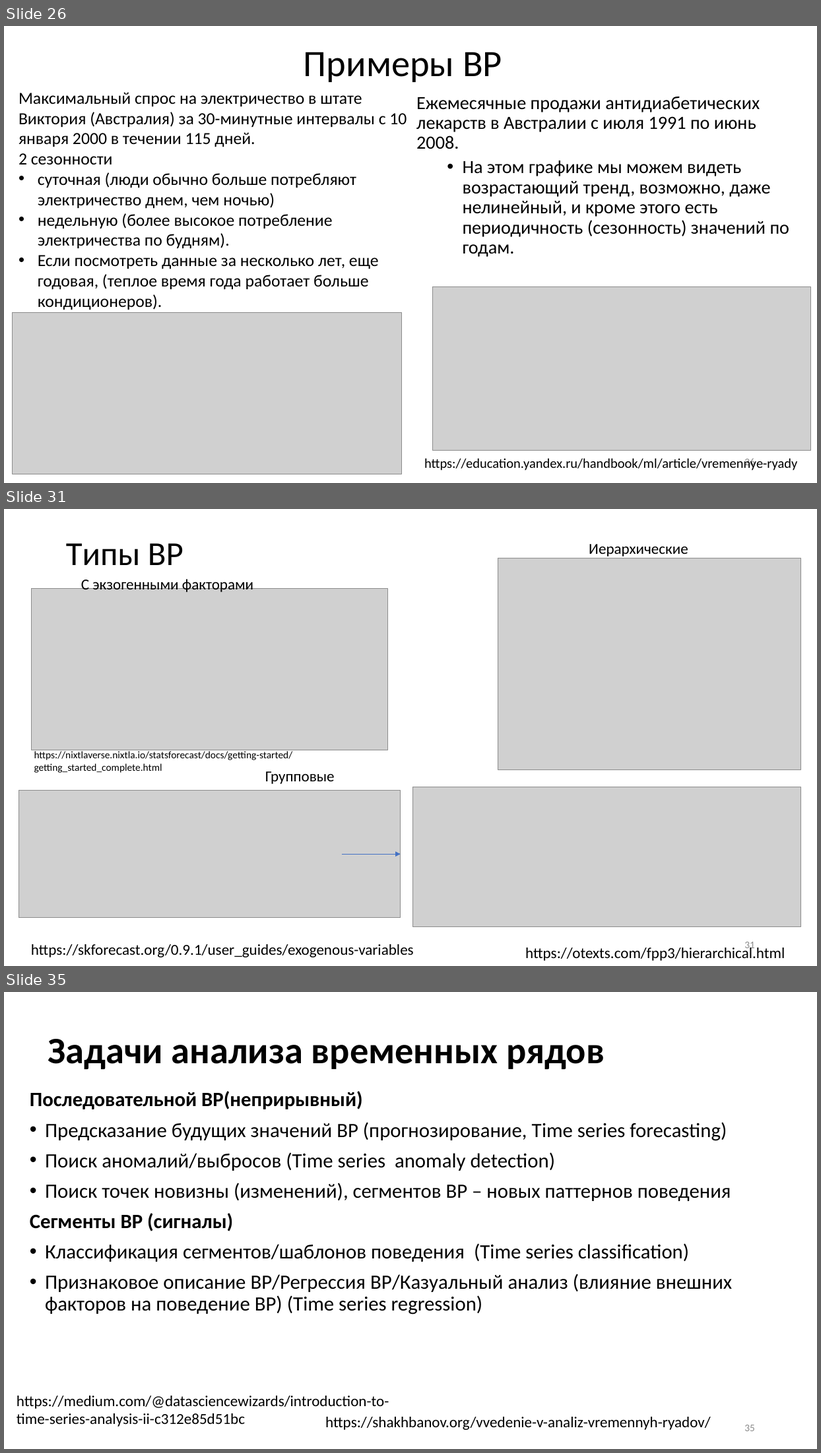
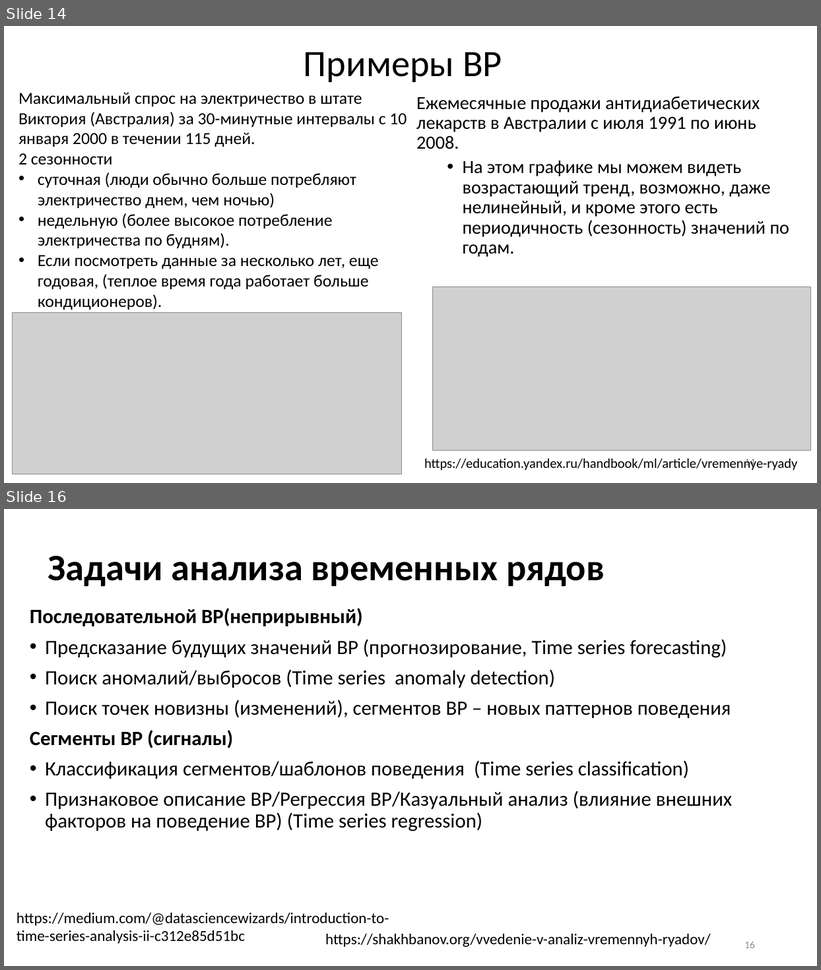
Before and after one commit to MVRonkin/TimeSeriesCourse, a slide deck: 2025/01 Введение во ВР [Автосохраненный].pptx. Shown one above the other, each under a label of ours: slides 26, 31 and 35 before the commit, slides 14 and 16 after it; the slides between them are not shown. The pictures are 821x1453 and 821x970 pixels, drawn with LibreOffice and Linux fonts; fonts in the diff are those of the drawing; grey boxes stand for pictures. Boxes give left, top, right and bottom in pixels: in the first picture for what was removed or moved away, otherwise in the second. Text is boxed around its words. In the diff, an @@ line names an element or a change of style, - is before the commit and + after.

```diff
--- a/2025/01 Введение во ВР [Автосохраненный].pptx
+++ b/2025/01 Введение во ВР [Автосохраненный].pptx
@@ slide 31 removed at bbox=[4, 509, 817, 966], background #FFFFFF @@
@@ title removed at bbox=[66, 543, 184, 565] @@
-Типы ВР
@@ text removed at bbox=[589, 544, 688, 557] @@
-Иерархические
@@ picture removed at bbox=[498, 558, 801, 770] @@
@@ text removed at bbox=[81, 579, 253, 592] @@
-С экзогенными факторами
@@ picture removed at bbox=[32, 589, 387, 751] @@
@@ text removed at bbox=[34, 750, 293, 773] @@
-https://nixtlaverse.nixtla.io/statsforecast/docs/getting-started/getting_started_complete.html
@@ text removed at bbox=[265, 772, 335, 784] @@
-Групповые
@@ picture removed at bbox=[19, 791, 401, 918] @@
@@ picture removed at bbox=[413, 787, 801, 927] @@
@@ arrow removed from (342, 854) to (401, 854) @@
@@ page number removed at bbox=[745, 942, 755, 952] @@
-31
@@ text removed at bbox=[31, 945, 414, 958] @@
-https://skforecast.org/0.9.1/user_guides/exogenous-variables
@@ text removed at bbox=[525, 946, 785, 961] @@
-https://otexts.com/fpp3/hierarchical.html
@@ what was slide 26 is now slide 14 @@
@@ page number at bbox=[745, 459, 755, 469]: text changed @@
-26
+14
@@ what was slide 35 is now slide 16 @@
@@ page number at bbox=[745, 941, 755, 949]: text changed @@
-35
+16
```
Also in this commit, not shown: 12 slides changed, 22 other slides removed, 4 other files.
